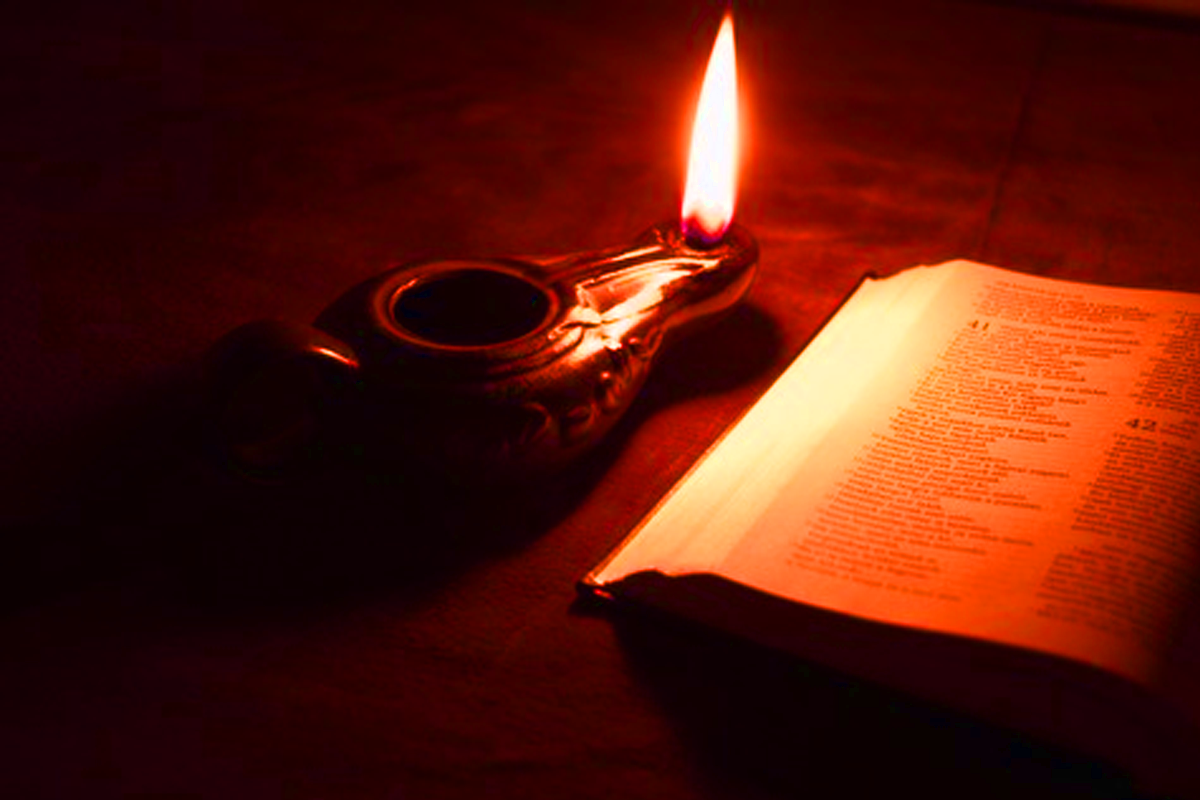
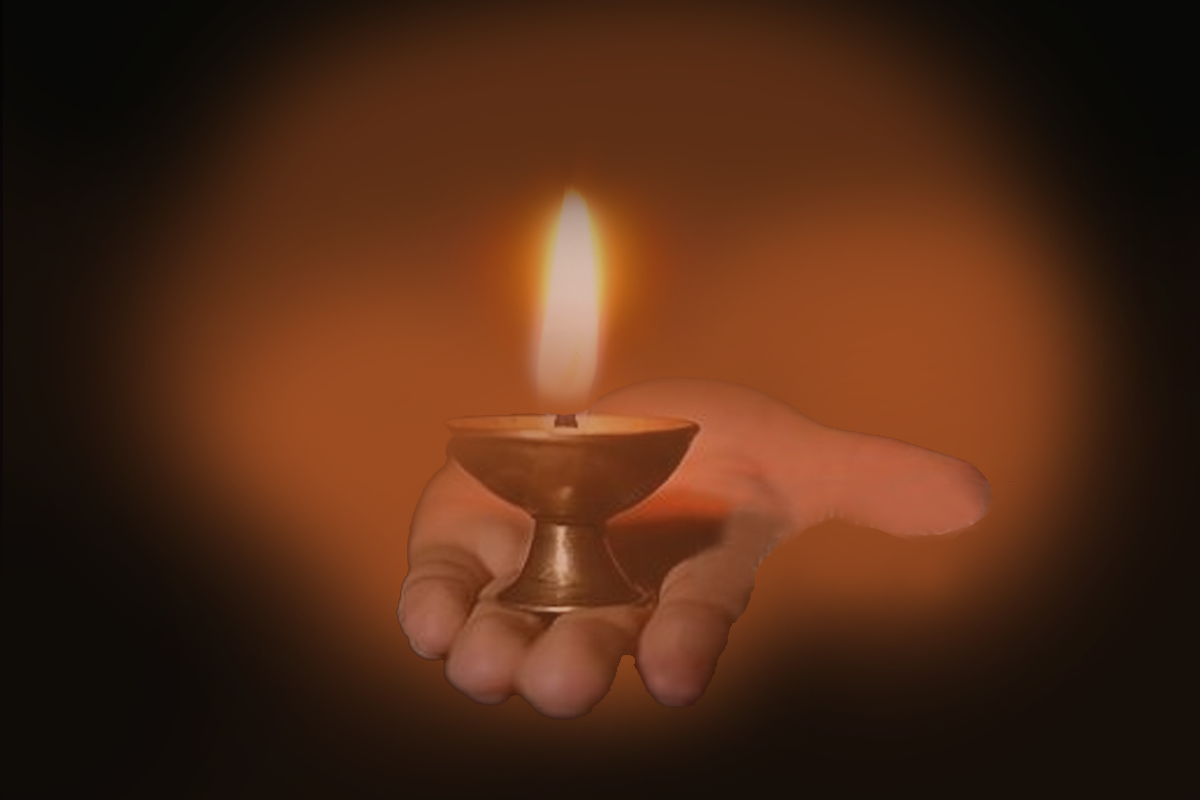
Layer changes from the first 1200px x 800px image to the second:
"Layer 1": opacity 100% → 51%, painted on it over [0, 0, 1200, 800]
added layer "Layer 2" above "Background" over [0, 0, 1200, 800]
